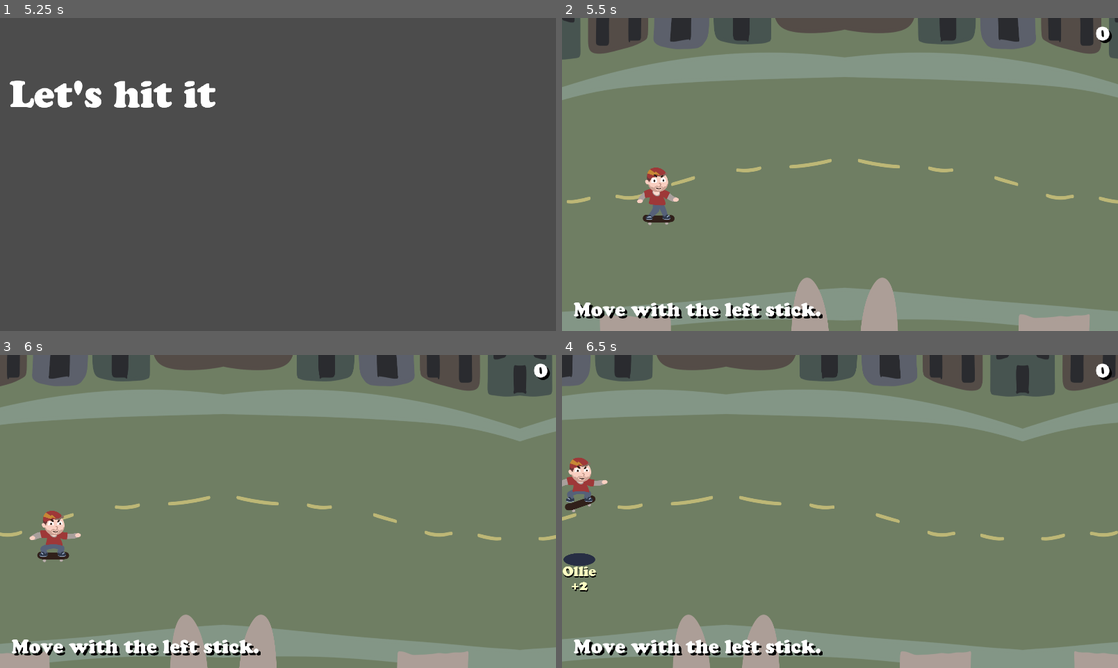
Above: before the commit, frames 1-4 (two rows, left to right).
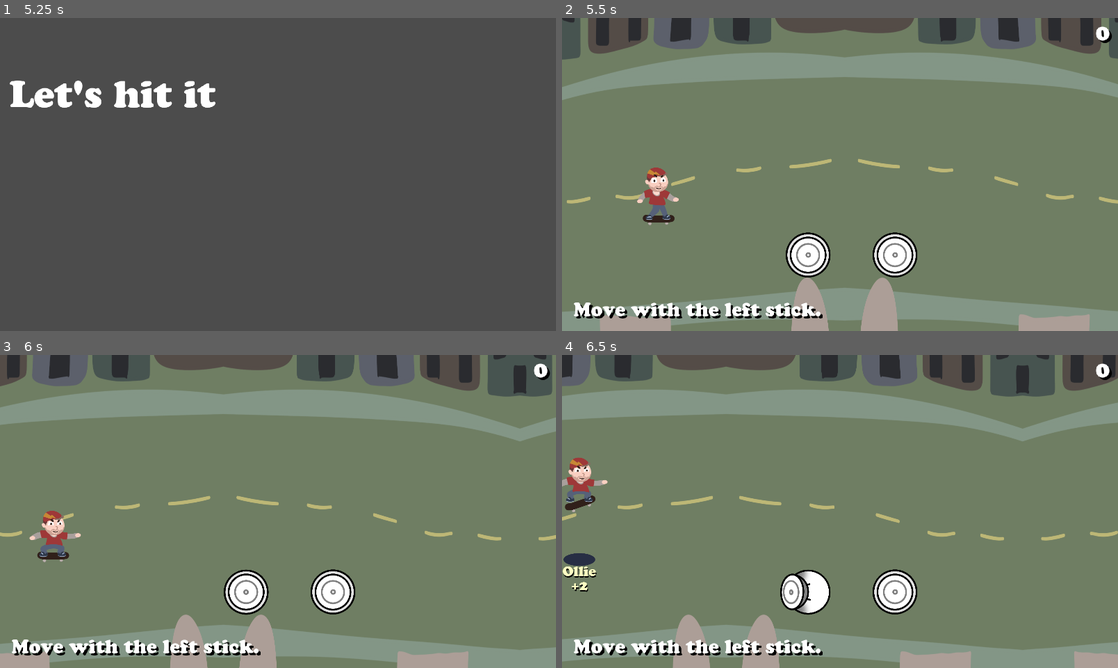
Above: after the commit, the same moments.

Repository: proximadams/The-Radical-Adventures-of-Chris-Pointon
Game: Godot game, scene res://scenes/TitleScreen.tscn
Two runs of this game, one before a commit and one after it. Both use one fixed random seed, a clock stepped at 60 frames per second and the inputs below.
Inputs (mouse positions are in pixels of both pictures, inside the frame that each line leads up to):
- Up to frame 1 (5.25 s): move the mouse to (400, 158) at 0.52 s; hold D (move_right) 0.53-1.25 s; hold Down (shift_crouch) 0.53-1.25 s; tap Up (shift_jump) at 0.77, 2.27, 4.52 s; click "Start" at 1.25 s; move the mouse to (166, 190) at 2.02 s; hold S (move_down) 2.03-2.78 s; tap Down (shift_crouch) at 2.1, 4.35 s; move the mouse to (333, 105) at 2.77 s; hold D (move_right) 2.78-3.5 s; hold Down (shift_crouch) 2.78-3.5 s; click "Yes" at 3.5 s; move the mouse to (250, 237) at 4.27 s; hold W (move_up) 4.28-5.03 s; tap Enter at 5 s; move the mouse to (444, 221) at 5.02 s; hold A (move_left) from 5.03 s (still down); hold Down (shift_crouch) from 5.03 s (still down)
- Up to frame 2 (5.5 s): keep holding A (move_left); keep holding Down (shift_crouch); tap Up (shift_jump) at 5.27 s
- Up to frame 3 (6 s): keep holding A (move_left); move the mouse to (111, 464) at 5.77 s; release Down (shift_crouch) at 5.78 s; tap Down (shift_crouch) at 5.85 s
- Up to frame 4 (6.5 s): keep holding A (move_left); tap Up (shift_jump) at 6.02 s

Frame 1 is identical in both runs. In frame 2, 1.8% of the frame differs, in the area x 40-64%, y 68-83%; in frame 3, 1.8%; in frame 4, 1.9%, in the area x 39-64%, y 68-84%.

Commit message:
added input stick animations

Diff:
--- a/scenes/Level.tscn
+++ b/scenes/Level.tscn
@@ -36,6 +36,7 @@
 [ext_resource path="res://images/effects/Land.png" type="Texture" id=34]
 [ext_resource path="res://images/effects/Grind.png" type="Texture" id=35]
 [ext_resource path="res://code/FocusDefaultButton.gd" type="Script" id=36]
+[ext_resource path="res://images/ui/InputStick.png" type="Texture" id=37]
 [ext_resource path="res://code/LeaderBoard.gd" type="Script" id=38]
 
 [sub_resource type="Animation" id=92]
@@ -543,6 +544,285 @@
 "values": [ Vector2( 1, 1 ) ]
 }
 
+[sub_resource type="Animation" id=108]
+length = 0.001
+tracks/0/type = "value"
+tracks/0/path = NodePath("RightStick:frame")
+tracks/0/interp = 1
+tracks/0/loop_wrap = true
+tracks/0/imported = false
+tracks/0/enabled = true
+tracks/0/keys = {
+"times": PoolRealArray( 0 ),
+"transitions": PoolRealArray( 1 ),
+"update": 1,
+"values": [ 0 ]
+}
+tracks/1/type = "value"
+tracks/1/path = NodePath("LeftStick:frame")
+tracks/1/interp = 1
+tracks/1/loop_wrap = true
+tracks/1/imported = false
+tracks/1/enabled = true
+tracks/1/keys = {
+"times": PoolRealArray( 0 ),
+"transitions": PoolRealArray( 1 ),
+"update": 1,
+"values": [ 0 ]
+}
+tracks/2/type = "value"
+tracks/2/path = NodePath("LeftStick:rotation_degrees")
+tracks/2/interp = 1
+tracks/2/loop_wrap = true
+tracks/2/imported = false
+tracks/2/enabled = true
+tracks/2/keys = {
+"times": PoolRealArray( 0 ),
+"transitions": PoolRealArray( 1 ),
+"update": 0,
+"values": [ 0.0 ]
+}
+tracks/3/type = "value"
+tracks/3/path = NodePath("RightStick:rotation_degrees")
+tracks/3/interp = 1
+tracks/3/loop_wrap = true
+tracks/3/imported = false
+tracks/3/enabled = true
+tracks/3/keys = {
+"times": PoolRealArray( 0 ),
+"transitions": PoolRealArray( 1 ),
+"update": 0,
+"values": [ 0.0 ]
+}
+
+[sub_resource type="Animation" id=112]
+resource_name = "hide"
+length = 0.2
+tracks/0/type = "value"
+tracks/0/path = NodePath(".:visible")
+tracks/0/interp = 1
+tracks/0/loop_wrap = true
+tracks/0/imported = false
+tracks/0/enabled = true
+tracks/0/keys = {
+"times": PoolRealArray( 0 ),
+"transitions": PoolRealArray( 1 ),
+"update": 1,
+"values": [ false ]
+}
+
+[sub_resource type="Animation" id=109]
+resource_name = "kickflip"
+length = 2.4
+loop = true
+tracks/0/type = "value"
+tracks/0/path = NodePath("RightStick:rotation_degrees")
+tracks/0/interp = 1
+tracks/0/loop_wrap = true
+tracks/0/imported = false
+tracks/0/enabled = true
+tracks/0/keys = {
+"times": PoolRealArray( 0, 1.1, 1.4 ),
+"transitions": PoolRealArray( 1, 1, 1 ),
+"update": 1,
+"values": [ 90.0, 270.0, 90.0 ]
+}
+tracks/1/type = "value"
+tracks/1/path = NodePath("RightStick:frame")
+tracks/1/interp = 1
+tracks/1/loop_wrap = true
+tracks/1/imported = false
+tracks/1/enabled = true
+tracks/1/keys = {
+"times": PoolRealArray( 0, 0.2, 0.3, 1, 1.1, 1.2, 1.3, 1.4, 1.5 ),
+"transitions": PoolRealArray( 1, 1, 1, 1, 1, 1, 1, 1, 1 ),
+"update": 1,
+"values": [ 0, 1, 2, 1, 0, 2, 1, 0, 2 ]
+}
+tracks/2/type = "value"
+tracks/2/path = NodePath(".:visible")
+tracks/2/interp = 1
+tracks/2/loop_wrap = true
+tracks/2/imported = false
+tracks/2/enabled = true
+tracks/2/keys = {
+"times": PoolRealArray( 0 ),
+"transitions": PoolRealArray( 1 ),
+"update": 1,
+"values": [ true ]
+}
+tracks/3/type = "value"
+tracks/3/path = NodePath("LeftStick:frame")
+tracks/3/interp = 1
+tracks/3/loop_wrap = true
+tracks/3/imported = false
+tracks/3/enabled = true
+tracks/3/keys = {
+"times": PoolRealArray( 0 ),
+"transitions": PoolRealArray( 1 ),
+"update": 1,
+"values": [ 0 ]
+}
+
+[sub_resource type="Animation" id=107]
+resource_name = "move"
+length = 2.4
+loop = true
+tracks/0/type = "value"
+tracks/0/path = NodePath("RightStick:frame")
+tracks/0/interp = 1
+tracks/0/loop_wrap = true
+tracks/0/imported = false
+tracks/0/enabled = true
+tracks/0/keys = {
+"times": PoolRealArray( 0 ),
+"transitions": PoolRealArray( 1 ),
+"update": 1,
+"values": [ 0 ]
+}
+tracks/1/type = "value"
+tracks/1/path = NodePath("LeftStick:frame")
+tracks/1/interp = 1
+tracks/1/loop_wrap = true
+tracks/1/imported = false
+tracks/1/enabled = true
+tracks/1/keys = {
+"times": PoolRealArray( 0, 0.1, 0.2, 0.5, 0.6, 0.7, 0.8, 1.1, 1.2, 1.3, 1.4, 1.7, 1.8, 1.9, 2, 2.3 ),
+"transitions": PoolRealArray( 1, 1, 1, 1, 1, 1, 1, 1, 1, 1, 1, 1, 1, 1, 1, 1 ),
+"update": 1,
+"values": [ 0, 1, 2, 1, 0, 1, 2, 1, 0, 1, 2, 1, 0, 1, 2, 1 ]
+}
+tracks/2/type = "value"
+tracks/2/path = NodePath("LeftStick:rotation_degrees")
+tracks/2/interp = 1
+tracks/2/loop_wrap = true
+tracks/2/imported = false
+tracks/2/enabled = true
+tracks/2/keys = {
+"times": PoolRealArray( 0, 0.6, 1.2, 1.8 ),
+"transitions": PoolRealArray( 1, 1, 1, 1 ),
+"update": 1,
+"values": [ 0.0, 180.0, 90.0, 270.0 ]
+}
+tracks/3/type = "value"
+tracks/3/path = NodePath("RightStick:rotation_degrees")
+tracks/3/interp = 1
+tracks/3/loop_wrap = true
+tracks/3/imported = false
+tracks/3/enabled = true
+tracks/3/keys = {
+"times": PoolRealArray( 0 ),
+"transitions": PoolRealArray( 1 ),
+"update": 0,
+"values": [ 0.0 ]
+}
+tracks/4/type = "value"
+tracks/4/path = NodePath(".:visible")
+tracks/4/interp = 1
+tracks/4/loop_wrap = true
+tracks/4/imported = false
+tracks/4/enabled = true
+tracks/4/keys = {
+"times": PoolRealArray( 0 ),
+"transitions": PoolRealArray( 1 ),
+"update": 1,
+"values": [ true ]
+}
+
+[sub_resource type="Animation" id=111]
+resource_name = "ollie"
+length = 2.0
+loop = true
+tracks/0/type = "value"
+tracks/0/path = NodePath("LeftStick:frame")
+tracks/0/interp = 1
+tracks/0/loop_wrap = true
+tracks/0/imported = false
+tracks/0/enabled = true
+tracks/0/keys = {
+"times": PoolRealArray( 0 ),
+"transitions": PoolRealArray( 1 ),
+"update": 1,
+"values": [ 0 ]
+}
+tracks/1/type = "value"
+tracks/1/path = NodePath("RightStick:rotation_degrees")
+tracks/1/interp = 1
+tracks/1/loop_wrap = true
+tracks/1/imported = false
+tracks/1/enabled = true
+tracks/1/keys = {
+"times": PoolRealArray( 0, 1.1 ),
+"transitions": PoolRealArray( 1, 1 ),
+"update": 1,
+"values": [ 90.0, 270.0 ]
+}
+tracks/2/type = "value"
+tracks/2/path = NodePath("RightStick:frame")
+tracks/2/interp = 1
+tracks/2/loop_wrap = true
+tracks/2/imported = false
+tracks/2/enabled = true
+tracks/2/keys = {
+"times": PoolRealArray( 0, 0.2, 0.3, 1.1, 1.2, 1.3 ),
+"transitions": PoolRealArray( 1, 1, 1, 1, 1, 1 ),
+"update": 1,
+"values": [ 0, 1, 2, 0, 1, 2 ]
+}
+tracks/3/type = "value"
+tracks/3/path = NodePath(".:visible")
+tracks/3/interp = 1
+tracks/3/loop_wrap = true
+tracks/3/imported = false
+tracks/3/enabled = true
+tracks/3/keys = {
+"times": PoolRealArray( 0 ),
+"transitions": PoolRealArray( 1 ),
+"update": 1,
+"values": [ true ]
+}
+
+[sub_resource type="Animation" id=110]
+resource_name = "spin360"
+length = 2.0
+loop = true
+tracks/0/type = "value"
+tracks/0/path = NodePath("RightStick:frame")
+tracks/0/interp = 1
+tracks/0/loop_wrap = true
+tracks/0/imported = false
+tracks/0/enabled = true
+tracks/0/keys = {
+"times": PoolRealArray( 0, 0.2, 0.3 ),
+"transitions": PoolRealArray( 1, 1, 1 ),
+"update": 1,
+"values": [ 0, 1, 2 ]
+}
+tracks/1/type = "value"
+tracks/1/path = NodePath("RightStick:rotation_degrees")
+tracks/1/interp = 1
+tracks/1/loop_wrap = true
+tracks/1/imported = false
+tracks/1/enabled = true
+tracks/1/keys = {
+"times": PoolRealArray( 0, 1, 1.1, 1.2, 1.3, 1.5, 2 ),
+"transitions": PoolRealArray( 1, 1, 1, 1, 0.466516, 1, 1 ),
+"update": 0,
+"values": [ 90.0, 90.0, 1.9984e-14, -90.0, -180.0, -270.0, -270.0 ]
+}
+tracks/2/type = "value"
+tracks/2/path = NodePath(".:visible")
+tracks/2/interp = 1
+tracks/2/loop_wrap = true
+tracks/2/imported = false
+tracks/2/enabled = true
+tracks/2/keys = {
+"times": PoolRealArray( 0 ),
+"transitions": PoolRealArray( 1 ),
+"update": 1,
+"values": [ true ]
+}
+
 [sub_resource type="Animation" id=95]
 length = 0.001
 tracks/0/type = "value"
@@ -604,6 +884,20 @@
 "transitions": PoolRealArray( 1 ),
 "update": 0,
 "values": [ Color( 1, 1, 1, 0 ) ]
+}
+tracks/5/type = "method"
+tracks/5/path = NodePath("InputSticks/AnimationPlayer")
+tracks/5/interp = 1
+tracks/5/loop_wrap = true
+tracks/5/imported = false
+tracks/5/enabled = true
+tracks/5/keys = {
+"times": PoolRealArray( 0 ),
+"transitions": PoolRealArray( 1 ),
+"values": [ {
+"args": [ "move", -1, 1.0, false ],
+"method": "play"
+} ]
 }
 
 [sub_resource type="Animation" id=97]
@@ -719,6 +1013,20 @@
 "update": 0,
 "values": [ Color( 1, 1, 1, 0 ) ]
 }
+tracks/4/type = "method"
+tracks/4/path = NodePath("InputSticks/AnimationPlayer")
+tracks/4/interp = 1
+tracks/4/loop_wrap = true
+tracks/4/imported = false
+tracks/4/enabled = true
+tracks/4/keys = {
+"times": PoolRealArray( 1 ),
+"transitions": PoolRealArray( 1 ),
+"values": [ {
+"args": [ "ollie", -1, 1.0, false ],
+"method": "play"
+} ]
+}
 
 [sub_resource type="Animation" id=106]
 resource_name = "hide"
@@ -781,6 +1089,20 @@
 "transitions": PoolRealArray( 1 ),
 "update": 0,
 "values": [ Color( 1, 1, 1, 0 ) ]
+}
+tracks/5/type = "method"
+tracks/5/path = NodePath("InputSticks/AnimationPlayer")
+tracks/5/interp = 1
+tracks/5/loop_wrap = true
+tracks/5/imported = false
+tracks/5/enabled = true
+tracks/5/keys = {
+"times": PoolRealArray( 0 ),
+"transitions": PoolRealArray( 1 ),
+"values": [ {
+"args": [ "hide", -1, 1.0, false ],
+"method": "play"
+} ]
 }
 
 [sub_resource type="Animation" id=94]
@@ -833,6 +1155,20 @@
 "update": 0,
 "values": [ Color( 1, 1, 1, 0 ) ]
 }
+tracks/4/type = "method"
+tracks/4/path = NodePath("InputSticks/AnimationPlayer")
+tracks/4/interp = 1
+tracks/4/loop_wrap = true
+tracks/4/imported = false
+tracks/4/enabled = true
+tracks/4/keys = {
+"times": PoolRealArray( 1 ),
+"transitions": PoolRealArray( 1 ),
+"values": [ {
+"args": [ "kickflip", -1, 1.0, false ],
+"method": "play"
+} ]
+}
 
 [sub_resource type="Animation" id=105]
 resource_name = "score"
@@ -896,6 +1232,20 @@
 "update": 0,
 "values": [ Color( 1, 1, 1, 0 ), Color( 1, 1, 1, 1 ) ]
 }
+tracks/5/type = "method"
+tracks/5/path = NodePath("InputSticks/AnimationPlayer")
+tracks/5/interp = 1
+tracks/5/loop_wrap = true
+tracks/5/imported = false
+tracks/5/enabled = true
+tracks/5/keys = {
+"times": PoolRealArray( 0 ),
+"transitions": PoolRealArray( 1 ),
+"values": [ {
+"args": [ "hide", -1, 1.0, false ],
+"method": "play"
+} ]
+}
 
 [sub_resource type="Animation" id=96]
 resource_name = "spin"
@@ -946,6 +1296,20 @@
 "transitions": PoolRealArray( 1 ),
 "update": 0,
 "values": [ Color( 1, 1, 1, 0 ) ]
+}
+tracks/4/type = "method"
+tracks/4/path = NodePath("InputSticks/AnimationPlayer")
+tracks/4/interp = 1
+tracks/4/loop_wrap = true
+tracks/4/imported = false
+tracks/4/enabled = true
+tracks/4/keys = {
+"times": PoolRealArray( 1 ),
+"transitions": PoolRealArray( 1 ),
+"values": [ {
+"args": [ "spin360", -1, 1.0, false ],
+"method": "play"
+} ]
 }
 
 [sub_resource type="Animation" id=10]
@@ -6843,6 +7207,30 @@
 margin_right = 40.0
 margin_bottom = -32.0
 mouse_filter = 2
+
+[node name="InputSticks" type="Control" parent="CanvasLayer/Tutorial"]
+anchor_right = 1.0
+anchor_bottom = 1.0
+
+[node name="LeftStick" type="Sprite" parent="CanvasLayer/Tutorial/InputSticks"]
+position = Vector2( 810, 850 )
+scale = Vector2( 0.25, 0.25 )
+texture = ExtResource( 37 )
+hframes = 3
+
+[node name="RightStick" type="Sprite" parent="CanvasLayer/Tutorial/InputSticks"]
+position = Vector2( 1110, 850 )
+scale = Vector2( 0.25, 0.25 )
+texture = ExtResource( 37 )
+hframes = 3
+
+[node name="AnimationPlayer" type="AnimationPlayer" parent="CanvasLayer/Tutorial/InputSticks"]
+anims/RESET = SubResource( 108 )
+anims/hide = SubResource( 112 )
+anims/kickflip = SubResource( 109 )
+anims/move = SubResource( 107 )
+anims/ollie = SubResource( 111 )
+anims/spin360 = SubResource( 110 )
 
 [node name="Move" type="Control" parent="CanvasLayer/Tutorial"]
 anchor_right = 1.0
Binary file added: images/ui/InputStick.png
Not shown, added: images/ui/InputStick.png.import
Not shown: 1 places in scenes/Level.tscn that only renumber resources
